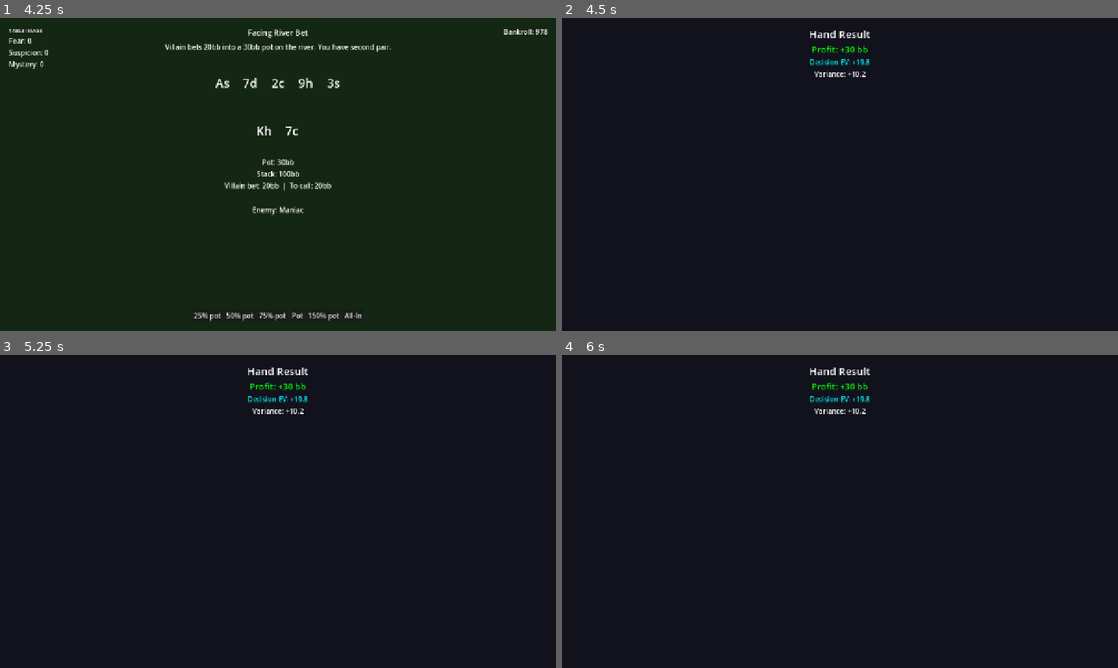
Above: before the commit, frames 1-4 (two rows, left to right).
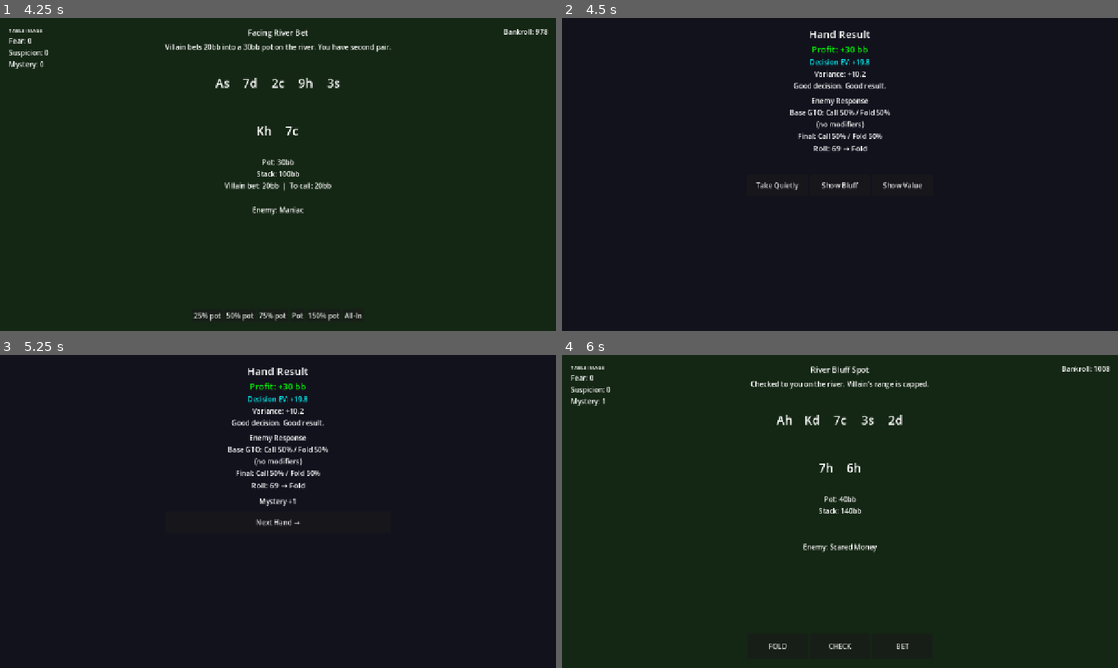
Above: after the commit, the same moments.

Repository: TianzeMYou/GTORoguelike
Game: Godot game, scene res://scenes/ui/Main.tscn
The game is run twice, just before and just after one commit, with the same random seed, the same clock (stepped at 60 frames per second) and the same inputs.
Inputs (mouse positions are in pixels of both pictures, inside the frame that each line leads up to):
- Up to frame 1 (4.25 s): click "FOLD" at 0.5 s; click "Next Hand →" at 1.25 s; click "CALL" at 2 s; click "Next Hand →" at 2.75 s; click "RAISE" at 3.5 s
- Up to frame 2 (4.5 s): click "25% pot" at 4.25 s
- Up to frame 3 (5.25 s): click (216, 520) at 5 s, where only the run after the commit has a clickable "Take Quietly"
- Up to frame 4 (6 s): click (840, 520) at 5.75 s, where only the run after the commit has a clickable "Next Hand →"

Frame 1 is identical in both runs. In frame 2, 1.2% of the frame differs, in the area x 34-65%, y 20-55%; in frame 3, 1.1%; in frame 4, 2.3%, in the area x 1-99%, y 3-94%.
Error before the commit: Invalid assignment of property or key 'text' with value of type 'String' on a base object of type 'null instance'. (res://scripts/ui/ResultScreen.gd:20)

Commit message:
Fix ResultScreen node paths for EnemySection children

Diff:
--- a/scripts/ui/ResultScreen.gd
+++ b/scripts/ui/ResultScreen.gd
@@ -16,18 +16,15 @@
 	$Panel/VarianceLabel.text = "Variance: %+.1f" % variance
 
 	if result.action_taken == "bet":
-		# Base frequencies
-		$Panel/EnemyBaseLabel.text = "Base GTO: Call %.0f%% / Fold %.0f%%" % [result.base_call_pct, result.base_fold_pct]
+		$Panel/EnemySection/EnemyBaseLabel.text = "Base GTO: Call %.0f%% / Fold %.0f%%" % [result.base_call_pct, result.base_fold_pct]
 
-		# Modifiers list
 		if result.modifiers.size() > 0:
-			$Panel/EnemyModsLabel.text = "\n".join(result.modifiers)
+			$Panel/EnemySection/EnemyModsLabel.text = "\n".join(result.modifiers)
 		else:
-			$Panel/EnemyModsLabel.text = "(no modifiers)"
+			$Panel/EnemySection/EnemyModsLabel.text = "(no modifiers)"
 
-		# Final frequencies and roll
-		$Panel/EnemyFreqLabel.text = "Final: Call %.0f%% / Fold %.0f%%" % [result.enemy_call_pct, result.enemy_fold_pct]
-		$Panel/RollLabel.text = "Roll: %d → %s" % [result.roll, "Call" if result.enemy_called else "Fold"]
+		$Panel/EnemySection/EnemyFreqLabel.text = "Final: Call %.0f%% / Fold %.0f%%" % [result.enemy_call_pct, result.enemy_fold_pct]
+		$Panel/EnemySection/RollLabel.text = "Roll: %d → %s" % [result.roll, "Call" if result.enemy_called else "Fold"]
 		$Panel/EnemySection.visible = true
 	else:
 		$Panel/EnemySection.visible = false
